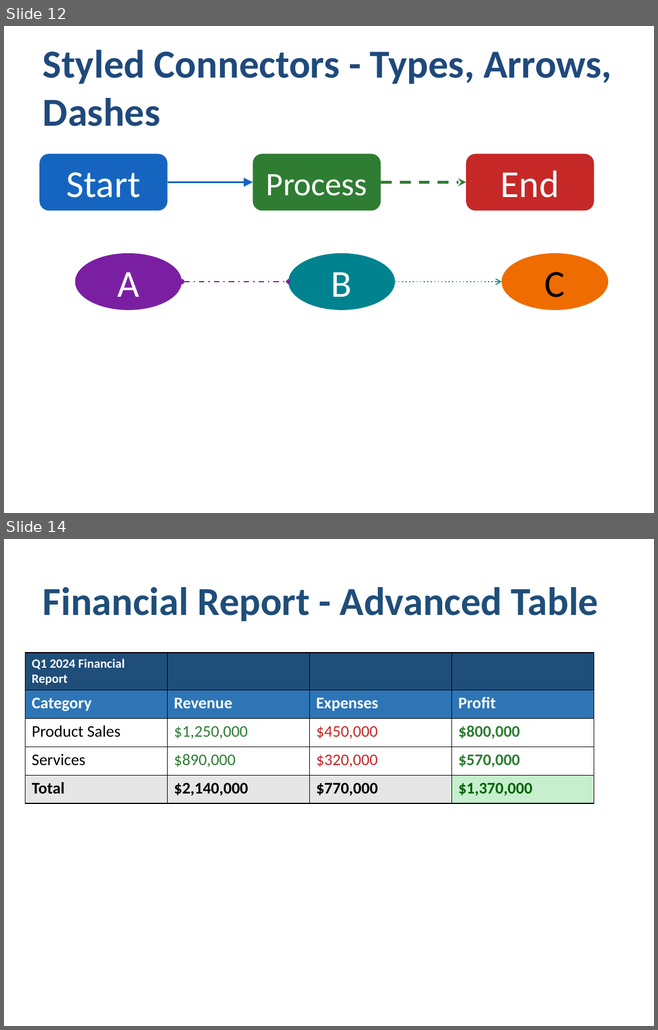
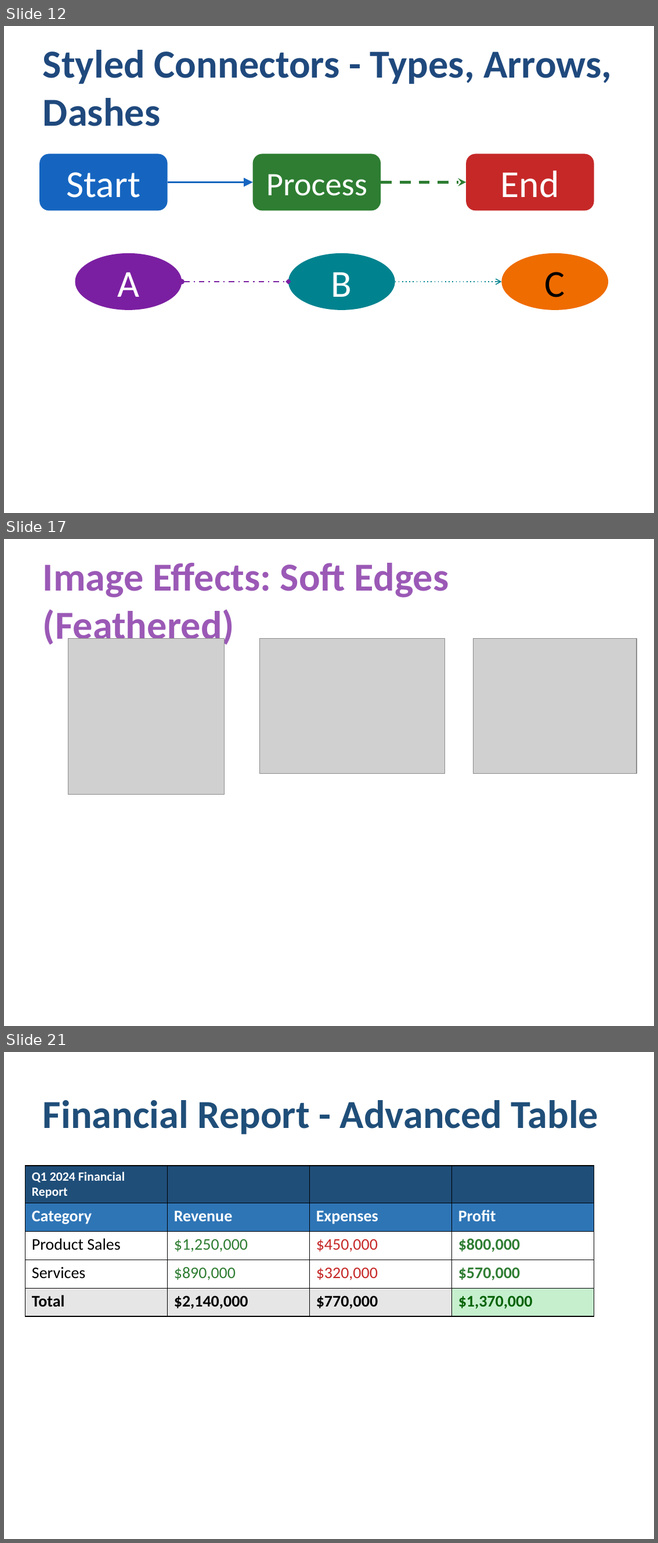
Before and after one commit to yingkitw/ppt-rs, a slide deck: comprehensive_demo.pptx. Shown one above the other, each under a label of ours: slides 12 and 14 before the commit, slides 12, 17 and 21 after it; the slides between them are not shown. The pictures are 658x1030 and 658x1543 pixels, drawn with LibreOffice and Linux fonts; fonts in the diff are those of the drawing; grey boxes stand for pictures. Boxes give left, top, right and bottom in pixels: in the first picture for what was removed or moved away, otherwise in the second. Text is boxed around its words. In the diff, an @@ line names an element or a change of style, - is before the commit and + after.

Commit message:
feat(v0.2.10): add image effects system with 8 professional visual effects
- Add ImageEffect enum supporting Shadow, Reflection, Glow, SoftEdges, InnerShadow, Blur
- Implement ImageBuilder methods: build_with_shadow(), build_with_reflection(), build_with_glow(), build_with_soft_edges(), build_with_inner_shadow(), build_with_blur(), build_with_crop(), build_with_effects()
- Add percentage-based cropping (0.0-1.0) for left/top/right/bottom via <a:srcRect>
- Generate OOXML <a:effectLst> with <a:ou

```diff
--- a/comprehensive_demo.pptx
+++ b/comprehensive_demo.pptx
@@ slide 17 added at bbox=[4, 539, 654, 1026], background #FFFFFF @@
@@ text added at bbox=[43, 563, 448, 648], 44 pt, text #9B59B6, bold @@
+Image Effects: Soft Edges (Feathered)
@@ picture added at bbox=[68, 638, 224, 795] @@
@@ picture added at bbox=[260, 638, 444, 773] @@
@@ picture added at bbox=[473, 638, 637, 773] @@
@@ what was slide 14 is now slide 21 @@
```
Also in this commit, not shown: 7 other slides added, 1 slide removed, 15 other files.
